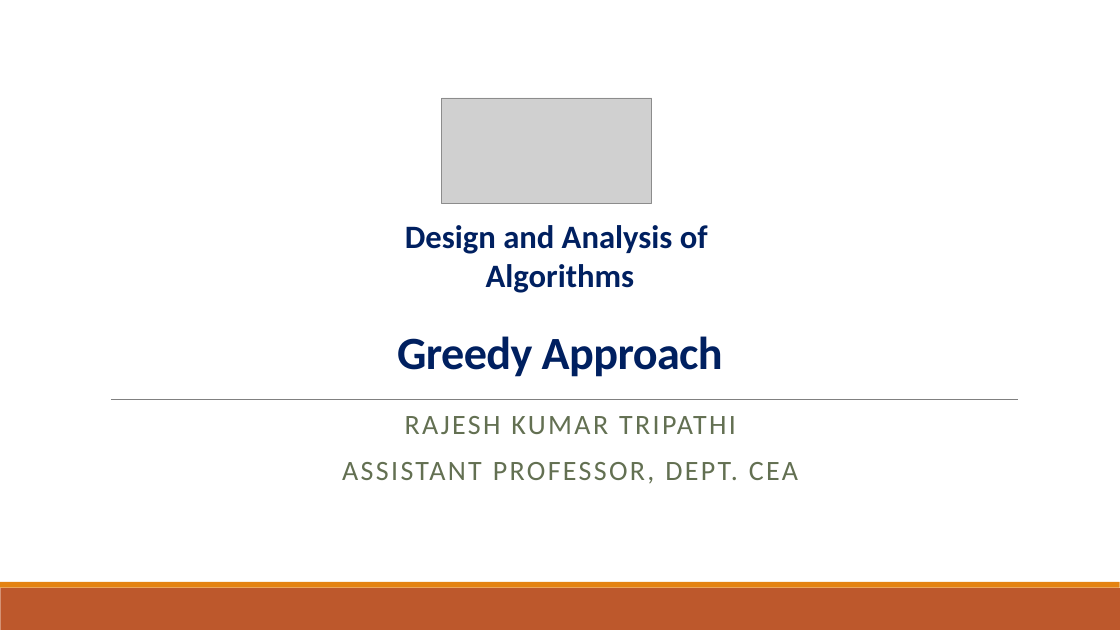
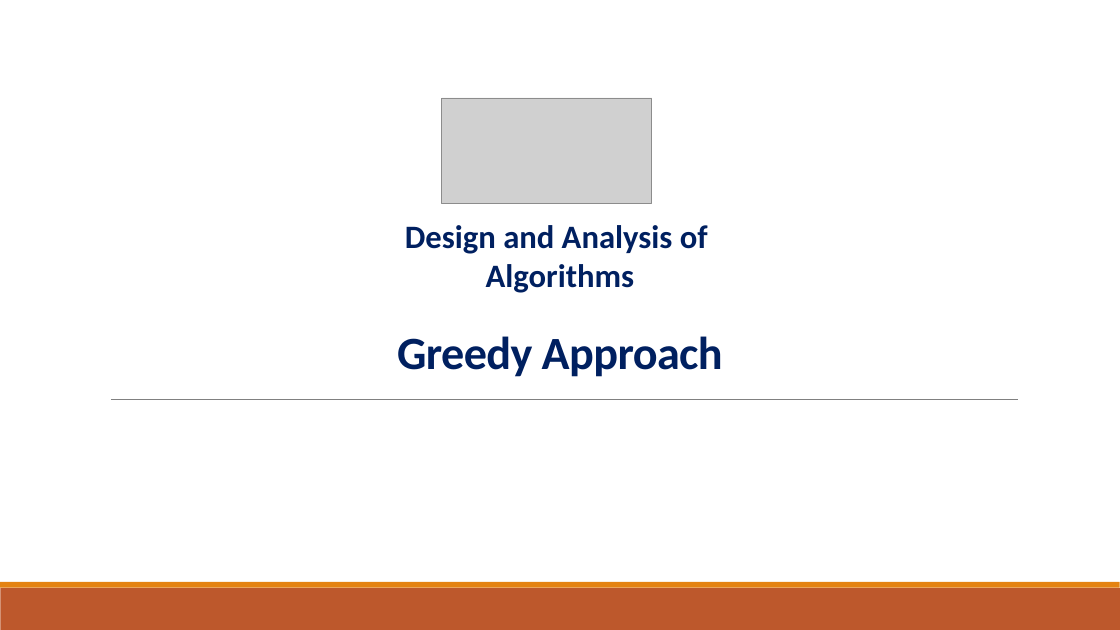
Before and after one commit to kushagra0207/Design-And-Analysis-Of-Algorithms, a slide deck: slide 1 of Lecture_01_Activity Selection Problem.pptx. Drawn at 1120x630 pixels with LibreOffice and Linux fonts; fonts in the diff are those of the drawing; grey boxes stand for pictures. Boxes give left, top, right and bottom in pixels: in the first picture for what was removed or moved away, otherwise in the second. Text is boxed around its words. In the diff, an @@ line names an element or a change of style, - is before the commit and + after.

```diff
--- a/Lecture_01_Activity Selection Problem.pptx
+++ b/Lecture_01_Activity Selection Problem.pptx
@@ subtitle removed at box(342, 416, 798, 484) @@
-RAJESH KUMAR TRIPATHI
-ASSISTANT PROFESSOR, DEPT. CEA
```
Also in this commit, not shown: 1 other slide changed, 9 other files.
